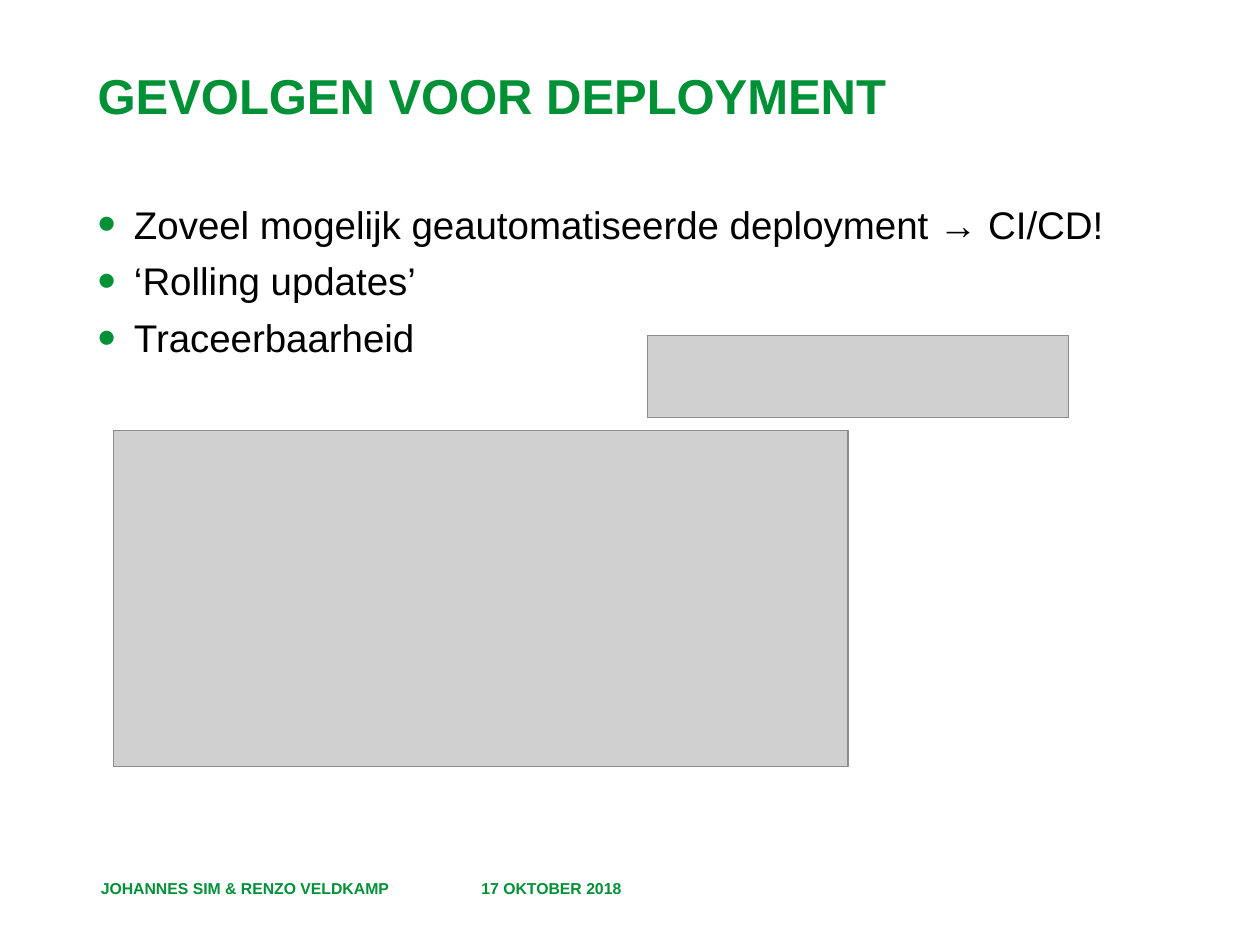
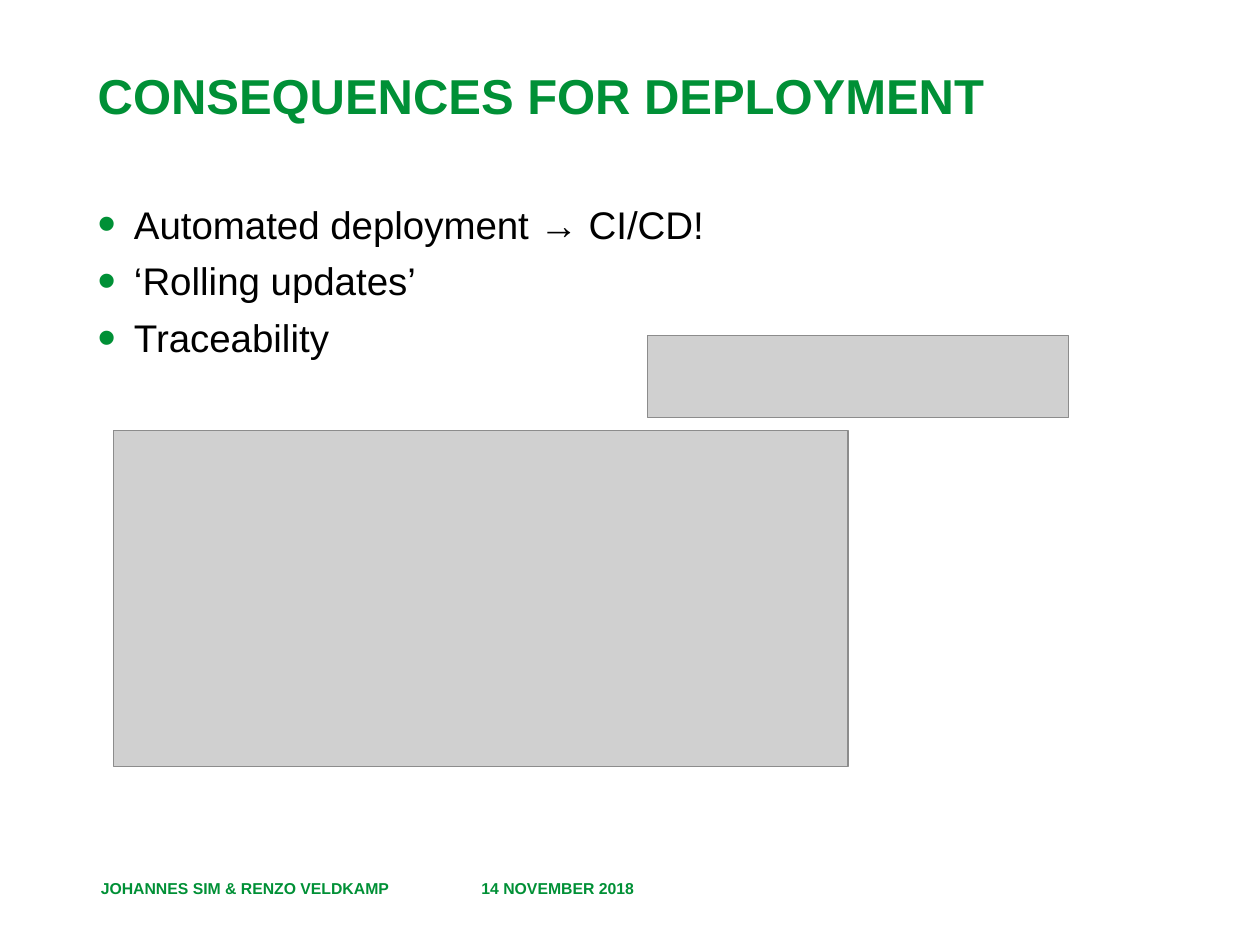
Before and after one commit to RenzoVeldkamp/MicroContainer, a slide deck: slide 5 of Presentatie/Microservices 102.pptx. Drawn at 1260x945 pixels with LibreOffice and Linux fonts; fonts in the diff are those of the drawing; grey boxes stand for pictures; background and template pictures are left out. Boxes give left, top, right and bottom in pixels: in the first picture for what was removed or moved away, otherwise in the second. Text is boxed around its words. In the diff, an @@ line names an element or a change of style, - is before the commit and + after.

```diff
--- a/Presentatie/Microservices 102.pptx
+++ b/Presentatie/Microservices 102.pptx
@@ title at <box>98,79,984,124</box>: text changed @@
-GEVOLGEN VOOR DEPLOYMENT
+CONSEQUENCES FOR DEPLOYMENT
@@ text at <box>134,211,704,246</box>: text changed @@
-• Zoveel mogelijk geautomatiseerde deployment → CI/CD!
+• Automated deployment → CI/CD!
@@ text at <box>134,324,329,360</box>: text changed @@
-• Traceerbaarheid
+• Traceability
@@ text at <box>481,883,634,894</box>: text changed @@
-17 OKTOBER 2018
+14 NOVEMBER 2018
```
Also in this commit, not shown: 6 other slides changed, 1 slide added, 1 slide removed, 25 other files.
